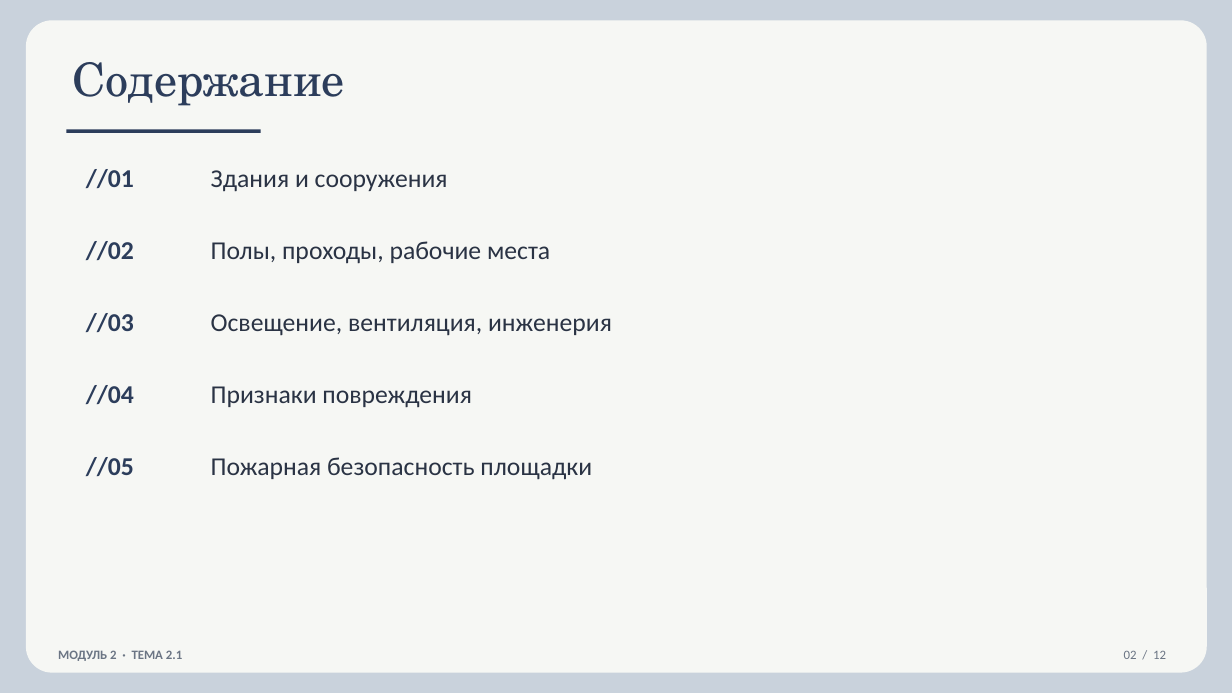
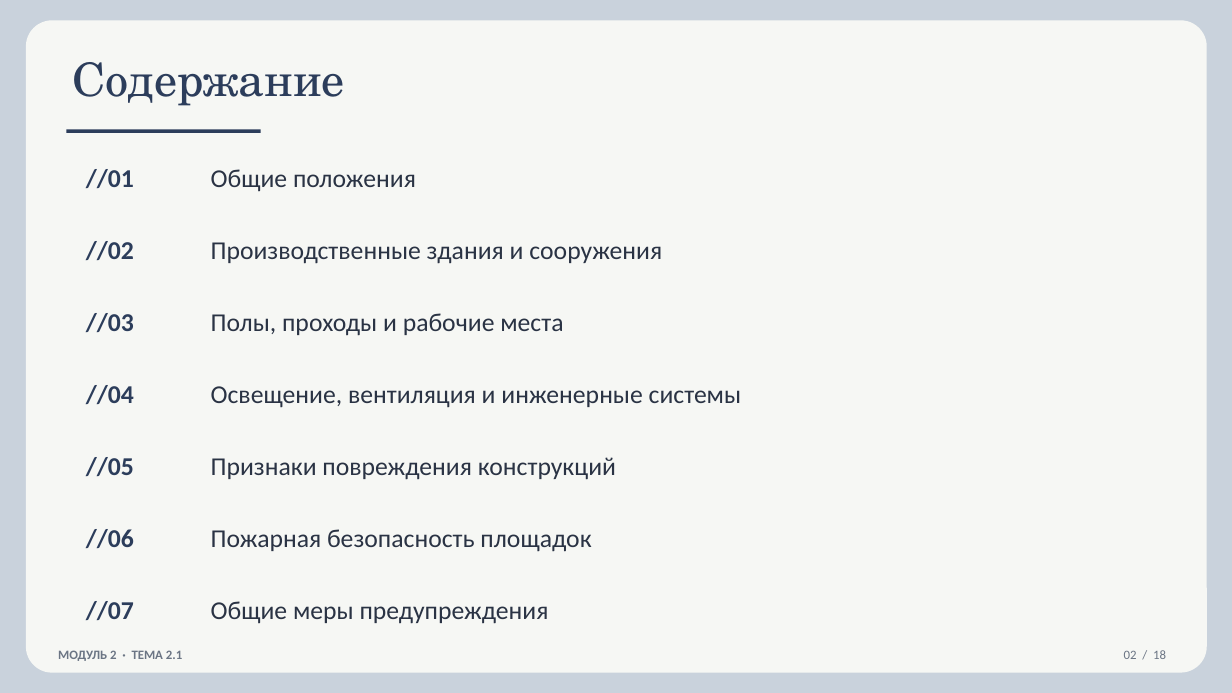
Before and after one commit to lysakalenushka-hash/-, a slide deck: slide 2 of 2.1_Здания_сооружения_площадки.pptx. Drawn at 1232x693 pixels with LibreOffice and Linux fonts; fonts in the diff are those of the drawing. Boxes give left, top, right and bottom in pixels: in the first picture for what was removed or moved away, otherwise in the second. Text is boxed around its words. In the diff, an @@ line names an element or a change of style, - is before the commit and + after.

```diff
--- a/2.1_Здания_сооружения_площадки.pptx
+++ b/2.1_Здания_сооружения_площадки.pptx
@@ text at bbox=[211, 169, 416, 191]: text changed @@
-Здания и сооружения
+Общие положения
@@ text at bbox=[211, 242, 662, 264]: text changed @@
-Полы, проходы, рабочие места
+Производственные здания и сооружения
@@ text at bbox=[211, 313, 563, 336]: text changed @@
-Освещение, вентиляция, инженерия
+Полы, проходы и рабочие места
@@ text at bbox=[211, 386, 741, 408]: text changed @@
-Признаки повреждения
+Освещение, вентиляция и инженерные системы
@@ text at bbox=[211, 457, 616, 480]: text changed @@
-Пожарная безопасность площадки
+Признаки повреждения конструкций
@@ text added at bbox=[86, 529, 134, 548], 20 pt, text #2C3D5B, bold @@
+//06
@@ text added at bbox=[211, 529, 591, 552], 20 pt, text #2A3344 @@
+Пожарная безопасность площадок
@@ text added at bbox=[86, 601, 134, 620], 20 pt, text #2C3D5B, bold @@
+//07
@@ text added at bbox=[211, 601, 549, 624], 20 pt, text #2A3344 @@
+Общие меры предупреждения
@@ text at bbox=[1124, 650, 1166, 659]: text changed @@
-02 / 12
+02 / 18
```
Also in this commit, not shown: 4 other slides changed, 13 slides added, 7 slides removed, 11 other files.
